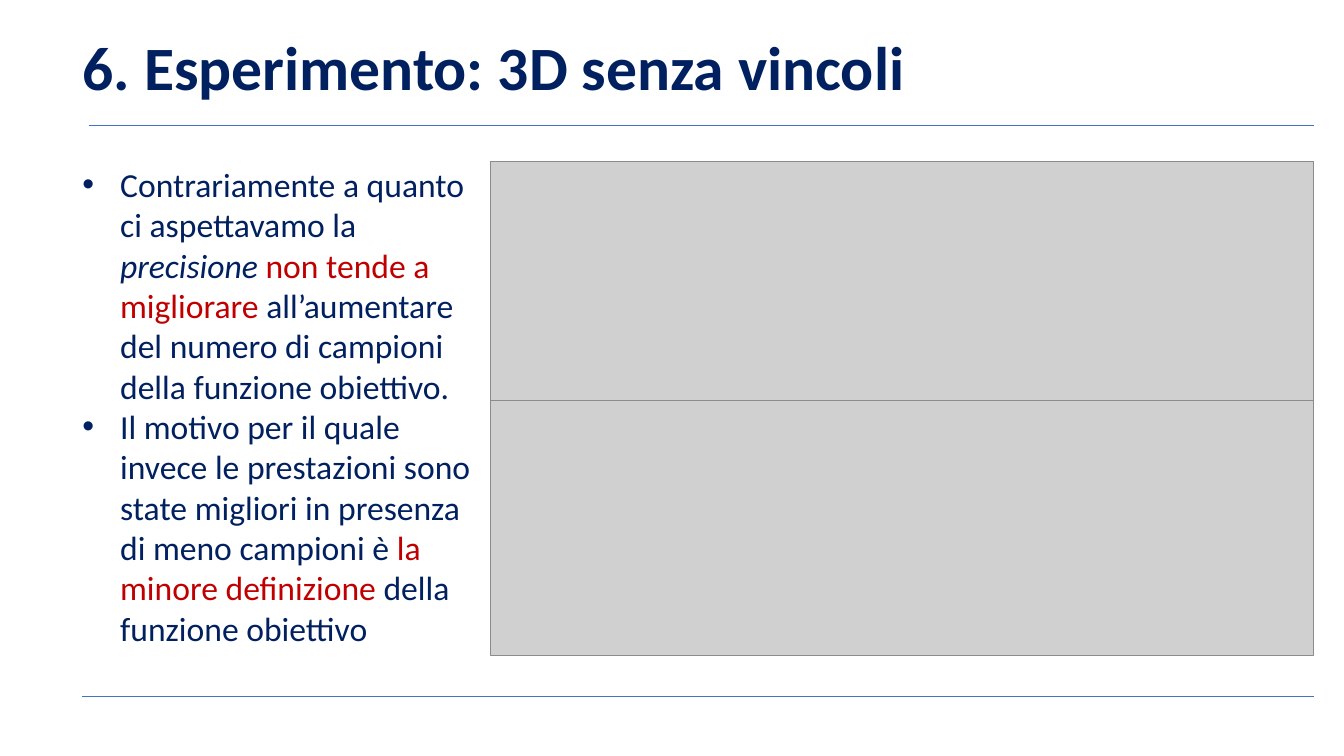
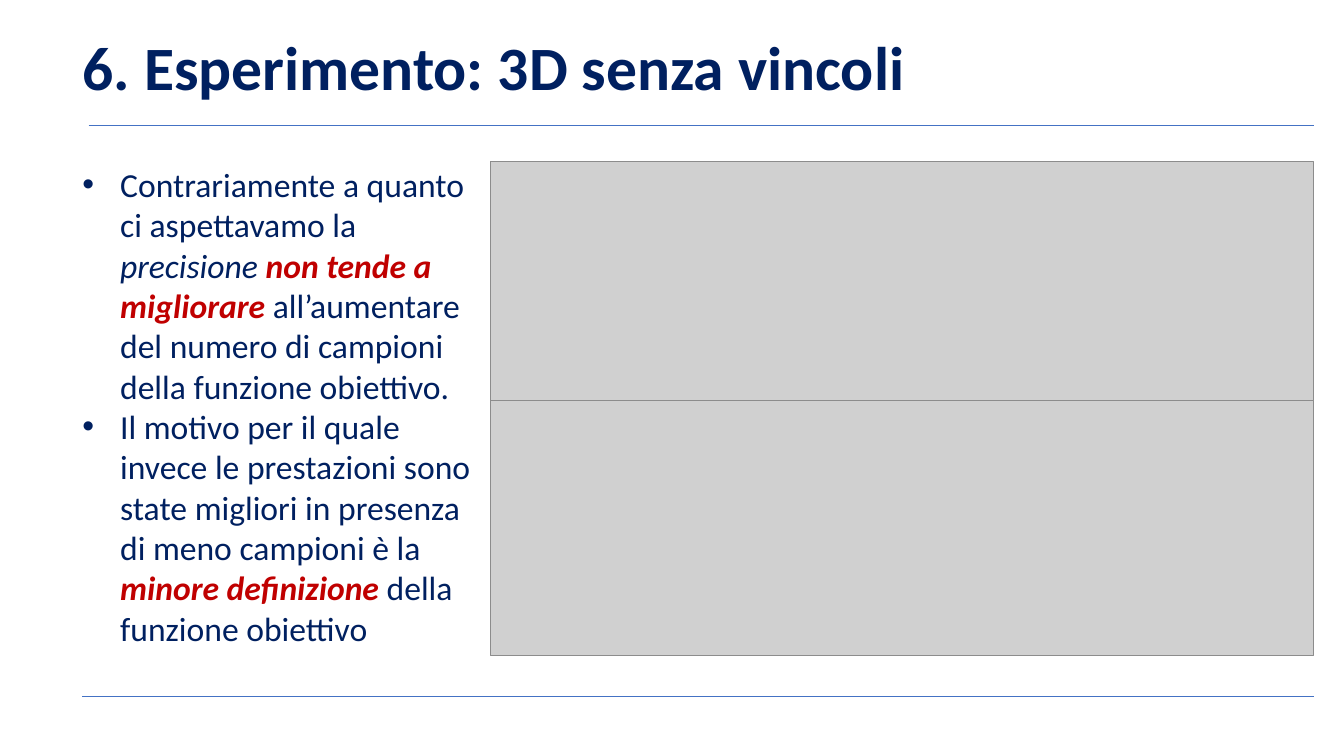
Before and after one commit to BernardoGiordano/NelderMeadMethod, a slide deck: slide 14 of writeup/Slides.pptx. Drawn at 1344x756 pixels with LibreOffice and Linux fonts; fonts in the diff are those of the drawing; grey boxes stand for pictures; background and template pictures are left out. Boxes give left, top, right and bottom in pixels: in the first picture for what was removed or moved away, otherwise in the second. Text is boxed around its words. In the diff, an @@ line names an element or a change of style, - is before the commit and + after.

```diff
--- a/writeup/Slides.pptx
+++ b/writeup/Slides.pptx
@@ text "Contrariamente a quanto ci aspettavamo ..." at <box>120,174,470,642</box>: bold on, italic on in "non tende a migliorare", "minore definizione"; text colour #C00000 to #002060 in "la" @@
```
Also in this commit, not shown: 1 other slide changed.
